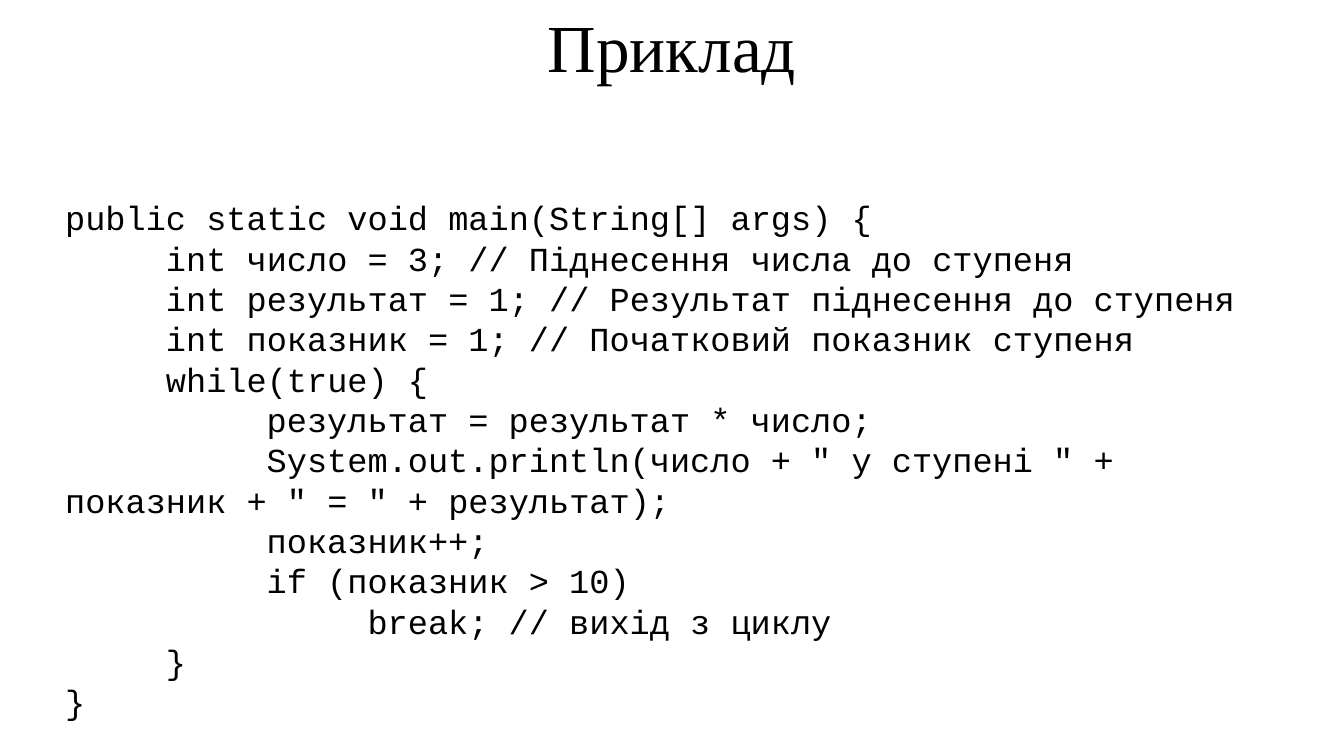
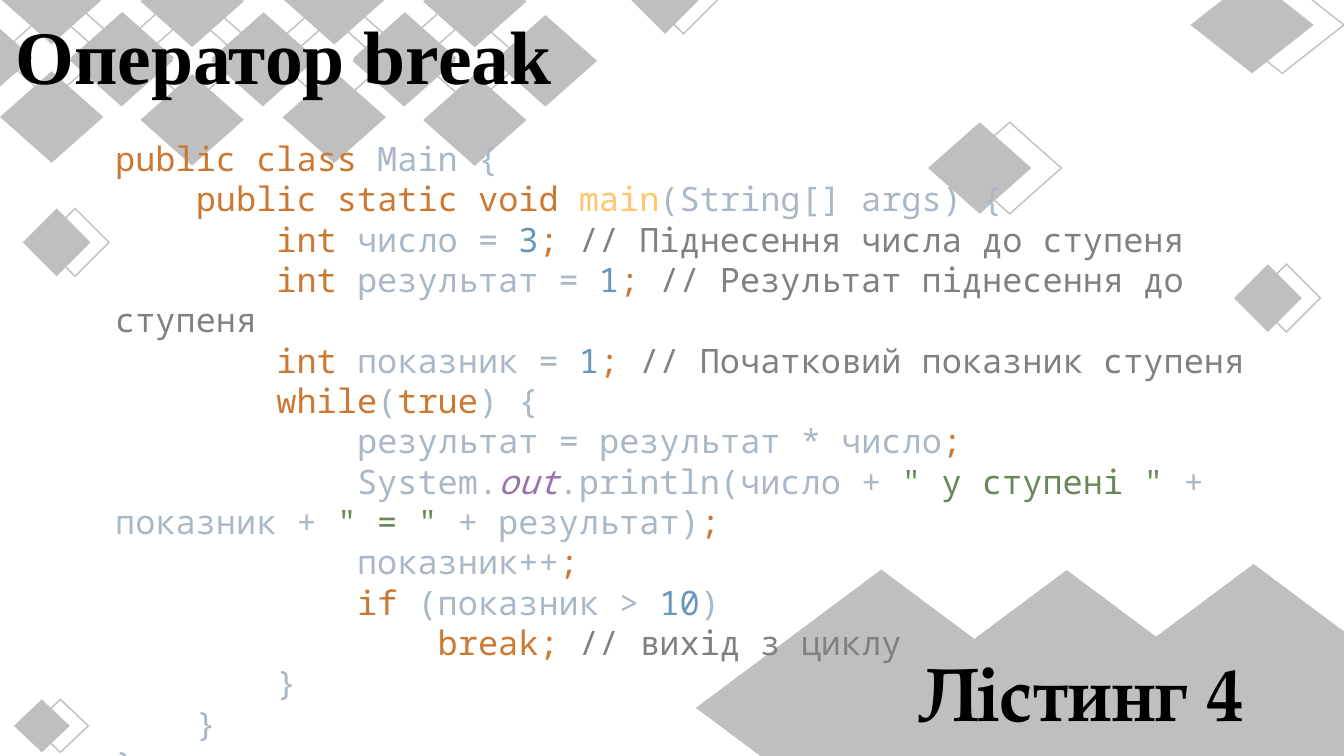
Before and after one commit to arg3ntuum/JavaCourse, a slide deck: slide 10 of Java Урок 4 for while.pptx (slide 11 before the commit). Drawn at 1344x756 pixels with LibreOffice and Linux fonts; fonts in the diff are those of the drawing. Boxes give left, top, right and bottom in pixels: in the first picture for what was removed or moved away, otherwise in the second. Text is boxed around its words. In the diff, an @@ line names an element or a change of style, - is before the commit and + after.

```diff
--- a/Java Урок 4 for while.pptx
+++ b/Java Урок 4 for while.pptx
@@ text added at bbox=[15, 25, 552, 99], 54 pt, text #000000, bold @@
+Оператор break
@@ text removed at bbox=[548, 28, 796, 84] @@
-Приклад
@@ text "public class Main { public ..." at bbox=[115, 180, 1244, 665]: vertical alignment top to middle @@
@@ text at bbox=[115, 180, 1244, 665]: text changed; font Courier New to Noto Sans Mono; text colour #000000 to #A9B7C6 @@
-public static void main(String[] args) {
-int число = 3; // Піднесення числа до ступеня
-int результат = 1; // Результат піднесення до ступеня
-int показник = 1; // Початковий показник ступеня
-while(true) {
-результат = результат * число;
-System.out.println(число + " у ступені " + показник + " = " + результат);
-показник++;
-if (показник > 10)
-break; // вихід з циклу
-}
-}
+public class Main {
+public static void main(String[] args) {
+int число = 3; // Піднесення числа до ступеня
+int результат = 1; // Результат піднесення до ступеня
+int показник = 1; // Початковий показник ступеня
+while(true) {
+результат = результат * число;
+System.out.println(число + " у ступені " + показник + " = " + результат);
+показник++;
+if (показник > 10)
+break; // вихід з циклу
+}
+}
+}
@@ diamond added at bbox=[1069, 565, 1344, 756], fill #BFBFBF @@
@@ diamond added at bbox=[696, 570, 1067, 756], fill #BFBFBF @@
@@ diamond added at bbox=[881, 571, 1252, 756], fill #BFBFBF @@
@@ text added at bbox=[919, 667, 1245, 723], 54 pt, text #000000, bold @@
+Лістинг 4
@@ group added at bbox=[0, 0, 1344, 752]: 35 diamonds @@
```
Also in this commit, not shown: 16 other slides changed, 1 slide removed.
